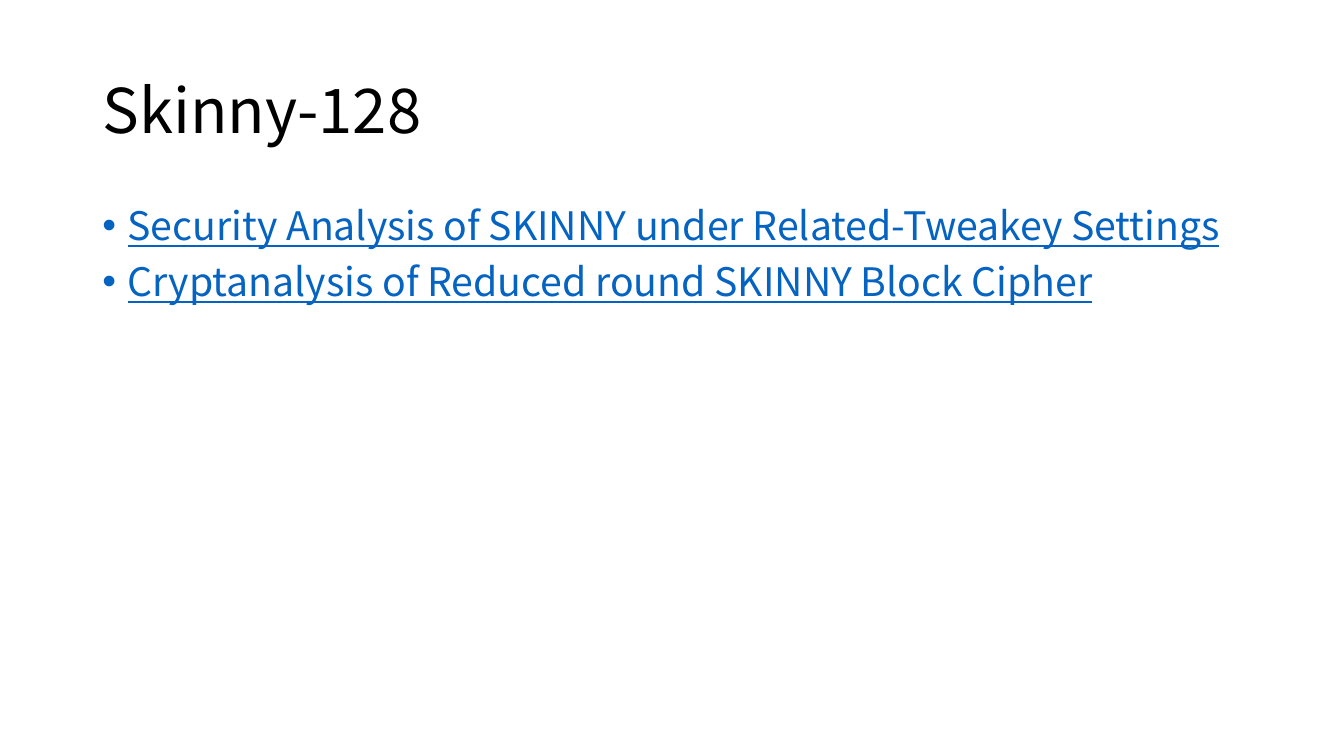
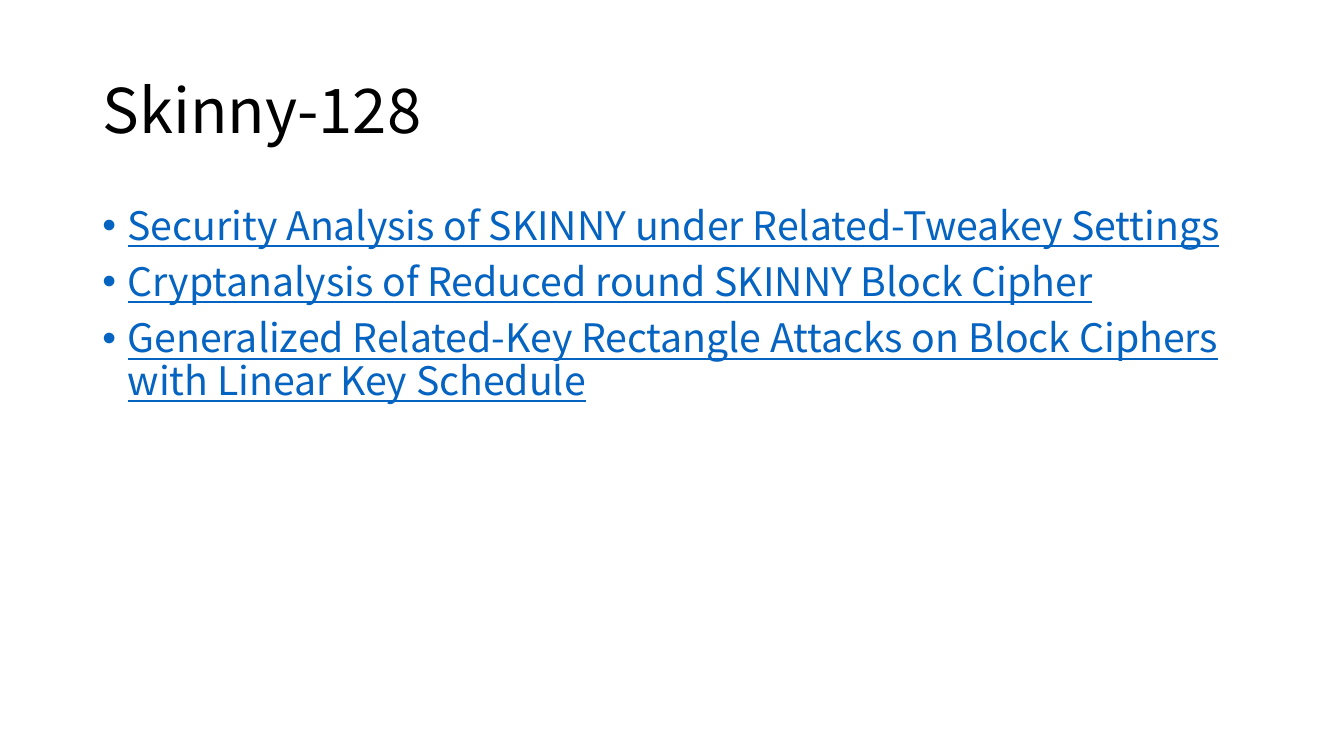
Before and after one commit to dtykira/LWC_finalists, a slide deck: slide 48 of round3.pptx (slide 41 before the commit). Drawn at 1344x756 pixels with LibreOffice and Linux fonts; fonts in the diff are those of the drawing. Boxes give left, top, right and bottom in pixels: in the first picture for what was removed or moved away, otherwise in the second. Text is boxed around its words. In the diff, an @@ line names an element or a change of style, - is before the commit and + after.

```diff
--- a/round3.pptx
+++ b/round3.pptx
@@ text at box(128, 320, 1218, 404): paragraph added @@
+• Generalized Related-Key Rectangle Attacks on Block Ciphers with Linear Key Schedule
```
Also in this commit, not shown: 10 other slides changed, 8 slides added, 1 slide removed, 6 other files.
